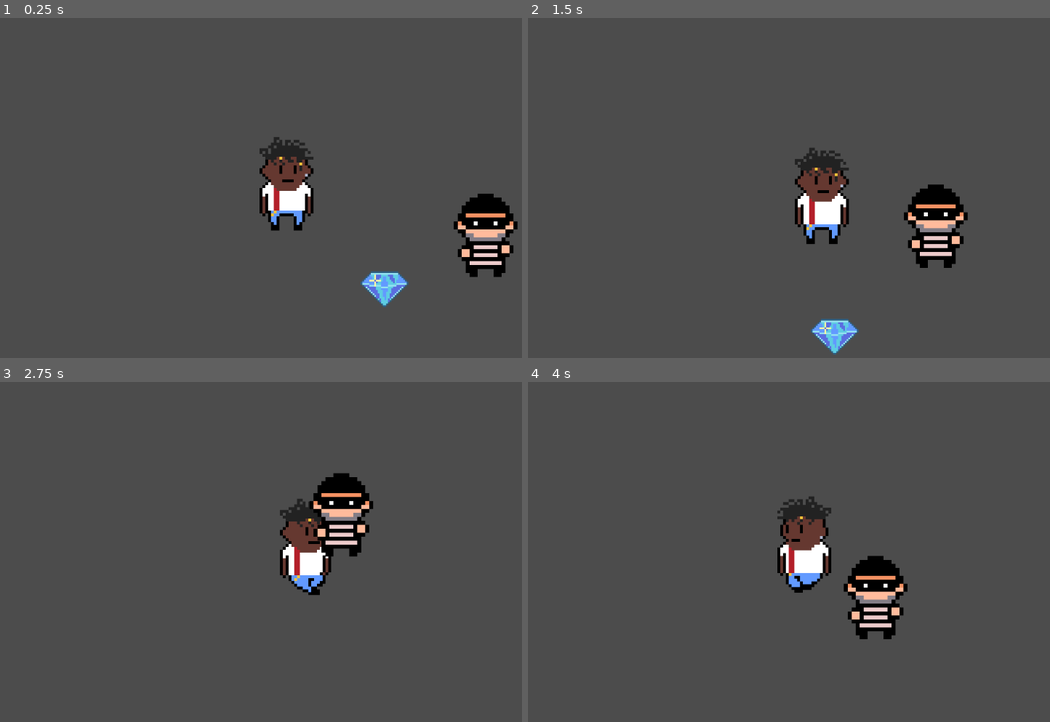
Above: before the commit, frames 1-4 (two rows, left to right).
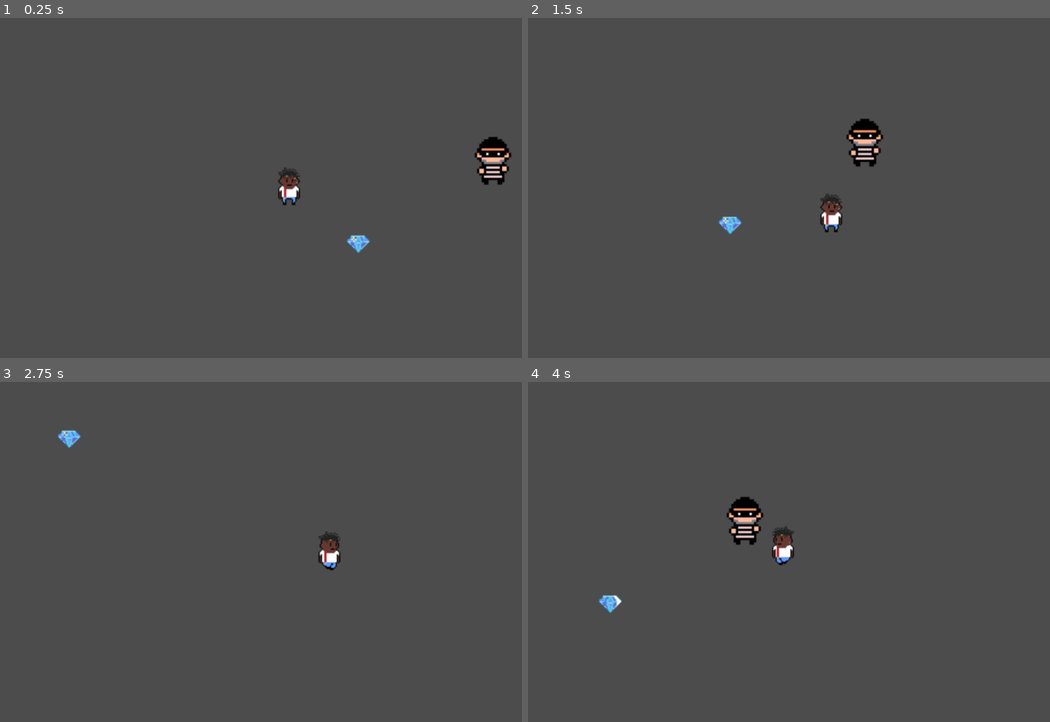
Above: after the commit, the same moments.

Repository: KelJ27/Vault-Raider
Game: Godot game, scene res://Main.tscn
Same seed, same stepped clock (60 frames per second), same inputs: the game is played once before the commit and once after it.
Inputs:
- Up to frame 1 (0.25 s): no input
- Up to frame 2 (1.5 s): hold D (Right) 0.53-1.28 s; hold S (Down) from 1.28 s (still down)
- Up to frame 3 (2.75 s): release S (Down) at 2.03 s; hold D (Right) from 2.03 s (still down)
- Up to frame 4 (4 s): release D (Right) at 2.78 s; hold W (Up) 2.78-3.53 s; hold A (Left) from 3.53 s (still down)

The runs differ from the first frame. In frame 1, 5.5% of the frame differs, in the area x 49-100%, y 34-86%; in frame 2, 5.7%, in the area x 36-85%, y 29-99%; in frame 3, 4.1%; in frame 4, 5.2%.

Commit message:
Changed sprites to a better size. Modified other settings

Diff:
--- a/Main.tscn
+++ b/Main.tscn
@@ -1,8 +1,8 @@
 [gd_scene load_steps=24 format=2]
 
 [ext_resource path="res://Scripts/Player.gd" type="Script" id=1]
-[ext_resource path="res://Sprites/Characters/Conrad_Spritesheet500%.png" type="Texture" id=2]
-[ext_resource path="res://Sprites/Characters/Robber700%.png" type="Texture" id=3]
+[ext_resource path="res://Sprites/Characters/Conrad_Spritesheet.png" type="Texture" id=2]
+[ext_resource path="res://Sprites/Characters/Robber200%.png" type="Texture" id=3]
 [ext_resource path="res://Scripts/Diamond.gd" type="Script" id=4]
 [ext_resource path="res://Sprites/Valuables/Diamond.png" type="Texture" id=5]
 
@@ -37,7 +37,7 @@
 "times": PoolRealArray( 0, 0.2, 0.4, 0.6 ),
 "transitions": PoolRealArray( 1, 1, 1, 1 ),
 "update": 1,
-"values": [ 18, 19, 20, 21 ]
+"values": [ 20, 21, 22, 23 ]
 }
 
 [sub_resource type="Animation" id=3]
@@ -53,7 +53,7 @@
 "times": PoolRealArray( 0, 0.2, 0.4, 0.6, 0.8 ),
 "transitions": PoolRealArray( 1, 1, 1, 1, 1 ),
 "update": 1,
-"values": [ 9, 10, 11, 12, 13 ]
+"values": [ 10, 11, 12, 13, 14 ]
 }
 
 [sub_resource type="Animation" id=4]
@@ -69,12 +69,12 @@
 "times": PoolRealArray( 0, 0.2, 0.4, 0.6, 0.8 ),
 "transitions": PoolRealArray( 1, 1, 1, 1, 1 ),
 "update": 1,
-"values": [ 4, 5, 6, 7, 8 ]
+"values": [ 9, 5, 6, 7, 8 ]
 }
 
 [sub_resource type="Animation" id=5]
 resource_name = "Walk Up"
-length = 0.8
+length = 0.7
 loop = true
 tracks/0/type = "value"
 tracks/0/path = NodePath("Sprite:frame")
@@ -86,13 +86,14 @@
 "times": PoolRealArray( 0, 0.2, 0.4, 0.6 ),
 "transitions": PoolRealArray( 1, 1, 1, 1 ),
 "update": 1,
-"values": [ 14, 15, 16, 17 ]
-}
-
-[sub_resource type="RectangleShape2D" id=18]
-extents = Vector2( 46, 81 )
+"values": [ 15, 16, 17, 18 ]
+}
+
+[sub_resource type="RectangleShape2D" id=6]
+extents = Vector2( 9, 16 )
 
 [sub_resource type="RectangleShape2D" id=7]
+extents = Vector2( 13.5195, 18.9349 )
 
 [sub_resource type="Animation" id=8]
 resource_name = "Idle"
@@ -193,7 +194,8 @@
 "values": [ 16, 17, 18, 19 ]
 }
 
-[sub_resource type="RectangleShape2D" id=19]
+[sub_resource type="RectangleShape2D" id=14]
+extents = Vector2( 7, 7 )
 
 [sub_resource type="Animation" id=15]
 resource_name = "Pause"
@@ -246,12 +248,13 @@
 "values": [ 0, 1, 2, 3, 4, 5, 6, 7, 8, 9, 10 ]
 }
 
-[sub_resource type="RectangleShape2D" id=20]
+[sub_resource type="RectangleShape2D" id=18]
+extents = Vector2( 7, 7 )
 
 [node name="Main" type="Node2D"]
 
 [node name="Player" type="KinematicBody2D" parent="."]
-position = Vector2( 402.08, 99.9557 )
+position = Vector2( 520.79, 195.55 )
 script = ExtResource( 1 )
 __meta__ = {
 "_edit_group_": true
@@ -260,8 +263,9 @@
 [node name="Sprite" type="Sprite" parent="Player"]
 position = Vector2( -1.16522, -0.0533447 )
 texture = ExtResource( 2 )
-vframes = 6
+vframes = 7
 hframes = 5
+frame = 5
 
 [node name="Camera2D" type="Camera2D" parent="Player/Sprite"]
 current = true
@@ -275,11 +279,14 @@
 "anims/Walk Up" = SubResource( 5 )
 
 [node name="CollisionShape2D" type="CollisionShape2D" parent="Player"]
-position = Vector2( -9.02798, -10.2738 )
-shape = SubResource( 18 )
+position = Vector2( -2.55902, -1.75373 )
+shape = SubResource( 6 )
+
+[node name="Position2D" type="Position2D" parent="Player"]
+position = Vector2( 0, 1 )
 
 [node name="Robber" type="KinematicBody2D" parent="."]
-position = Vector2( 753.351, 198.549 )
+position = Vector2( 706.595, 183.836 )
 __meta__ = {
 "_edit_group_": true
 }
@@ -291,7 +298,7 @@
 hframes = 4
 
 [node name="CollisionShape2D" type="CollisionShape2D" parent="Robber"]
-visible = false
+position = Vector2( -9.10663, -12.3515 )
 shape = SubResource( 7 )
 
 [node name="AnimationPlayer" type="AnimationPlayer" parent="Robber"]
@@ -303,14 +310,16 @@
 "anims/Walk Up" = SubResource( 13 )
 
 [node name="Diamond" type="RigidBody2D" parent="."]
-position = Vector2( 563.432, 275.995 )
-collision_layer = 2
-collision_mask = 2
+position = Vector2( 575.859, 248.657 )
+gravity_scale = 0.0
 script = ExtResource( 4 )
+__meta__ = {
+"_edit_group_": true
+}
 
 [node name="CollisionShape2D" type="CollisionShape2D" parent="Diamond"]
 position = Vector2( 2.43842, -4.87671 )
-shape = SubResource( 19 )
+shape = SubResource( 14 )
 
 [node name="Sprite" type="Sprite" parent="Diamond"]
 position = Vector2( 2.73163, -5.27747 )
@@ -326,7 +335,9 @@
 [node name="Timer" type="Timer" parent="Diamond"]
 
 [node name="Detector" type="Area2D" parent="Diamond"]
+visible = false
 
 [node name="CollisionShape2D" type="CollisionShape2D" parent="Diamond/Detector"]
-shape = SubResource( 20 )
+position = Vector2( 2.63519, -4.21631 )
+shape = SubResource( 18 )
 [connection signal="timeout" from="Diamond/Timer" to="Diamond" method="TimerTimeout"]
--- a/Scripts/Diamond.gd
+++ b/Scripts/Diamond.gd
@@ -21,7 +21,10 @@
 	timer.start()
 
 func _process(delta):
+	if picked == true:
+		self.position = get_node("../Player/Position2D").global_position
 	playAnim()
+	_input(picked)
 
 func playAnim():
 	match state:
--- a/project.godot
+++ b/project.godot
@@ -22,6 +22,7 @@
 [display]
 
 window/size/fullscreen=true
+window/stretch/shrink=2.0
 
 [input]
 
Binary file added: Sprites/Characters/Conrad_Spritesheet.png
Binary file removed: Sprites/Characters/Conrad_Spritesheet500%.png
Binary file added: Sprites/Characters/Robber.png
Binary file added: Sprites/Characters/Robber200%.png
Binary file added: Sprites/Characters/Robber400%.png
Binary file changed: Sprites/Valuables/Diamond.png
